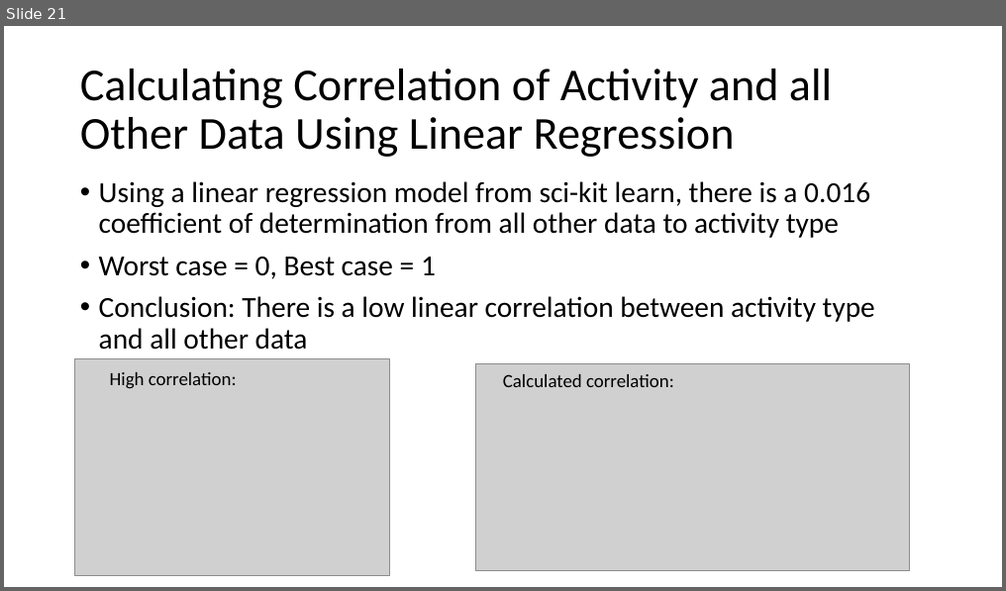
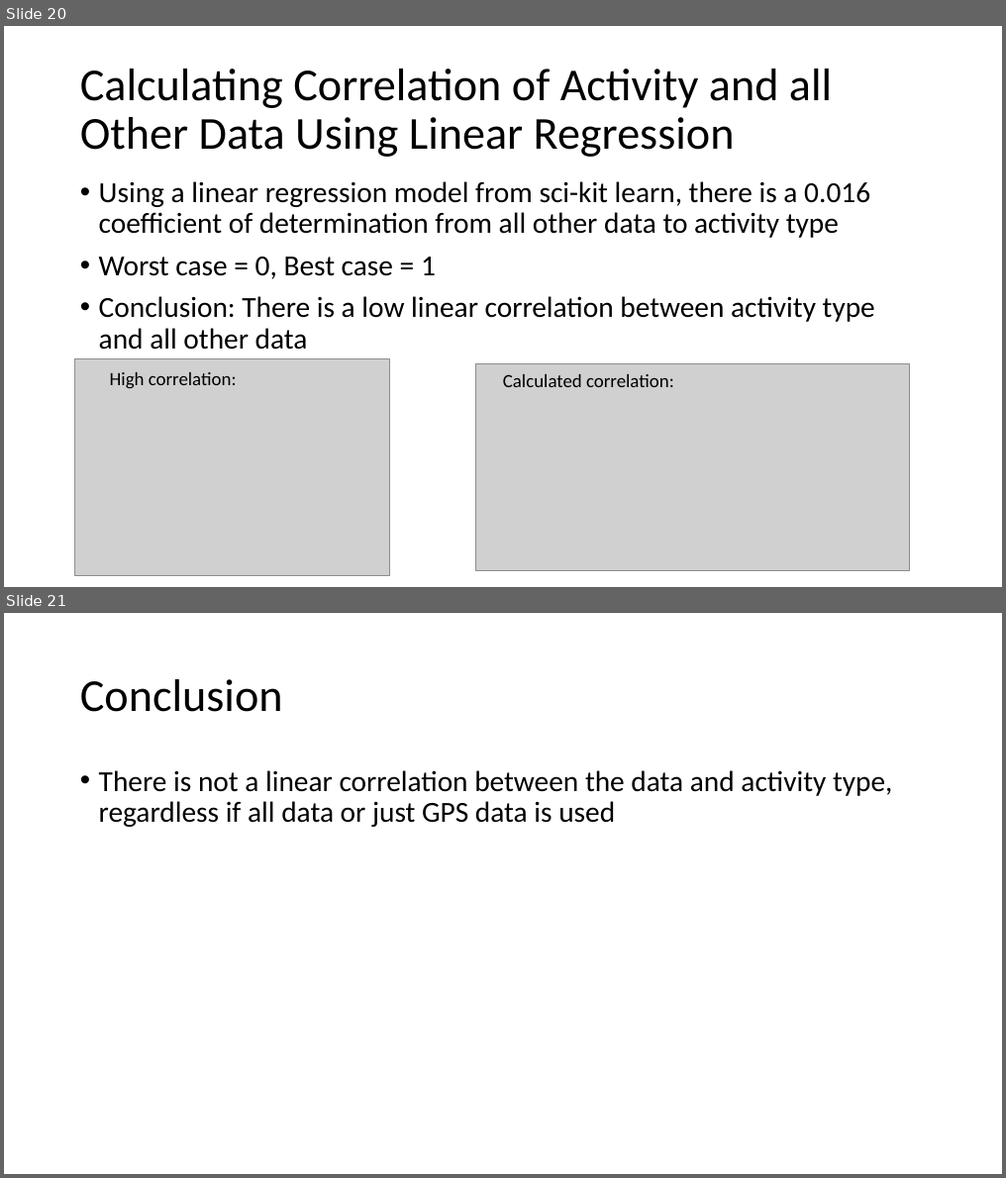
Before and after one commit to ian-mcnichols/CS_480, a slide deck: 480_HW1.pptx. Shown one above the other, each under a label of ours: slide 21 before the commit, slides 20 and 21 after it. The pictures are 1006x591 and 1006x1178 pixels, drawn with LibreOffice and Linux fonts; fonts in the diff are those of the drawing; grey boxes stand for pictures. Boxes give left, top, right and bottom in pixels: in the first picture for what was removed or moved away, otherwise in the second. Text is boxed around its words. In the diff, an @@ line names an element or a change of style, - is before the commit and + after.

```diff
--- a/480_HW1.pptx
+++ b/480_HW1.pptx
@@ slide 21 added at [4,613,1002,1174], background #FFFFFF @@
@@ title added at [80,679,283,712], 44 pt, text #000000 @@
+Conclusion
@@ text added at [99,770,892,827], 28 pt, text #000000 @@
+• There is not a linear correlation between the data and activity type, regardless if all data or just GPS data is used
@@ what was slide 21 is now slide 20 @@
```
Also in this commit, not shown: 5 slides changed, 2 other slides added.
